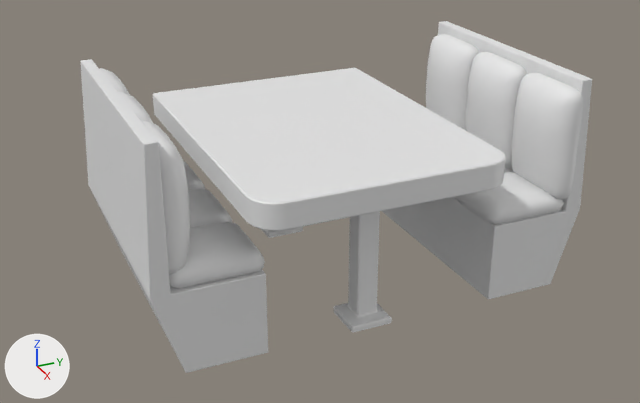
Two versions of the FBX model Assets/Models/Rooms/Breakfast with my son/table.fbx, one commit apart.
Both versions are drawn from a 50 mm camera at (7.6, -3.38, 4.55) aimed at (0.12, -0.02, 0.81). Arrows for +X, +Y and +Z are at lower left; the lights stay in place. Where no turn or scale is listed for an object, it has been applied to the vertices.

The older version as bpy lines, for what is in view:
```python
me_cube_001 = bpy.data.meshes.new('Cube.001')
me_cube_001.from_pydata(...)  # 483 vertices, 456 faces; spans x -2.2..0.41, y -0.18..0.19, z 0.0..1.18
me_cube_003 = bpy.data.meshes.new('Cube.003')
me_cube_003.from_pydata(...)  # 180 vertices, 172 faces; spans x -1.62..1.62, y -1.24..1.24, z -1.5..0.13
me_cube_004 = bpy.data.meshes.new('Cube.004')
me_cube_004.from_pydata(...)  # 56 vertices, 58 faces; spans x -1.29..1.29, y -0.44..0.59, z -1.0..1.17
me_cube_005 = bpy.data.meshes.new('Cube.005')
me_cube_005.from_pydata(...)  # 1875 vertices, 1824 faces; spans x -0.4..2.18, y -0.17..0.17, z 0.02..1.17
me_cube_009 = bpy.data.meshes.new('Cube.009')
me_cube_009.from_pydata(...)  # 483 vertices, 456 faces; spans x -0.39..2.13, y -0.89..0.0, z -0.03..0.21
me_cube_010 = bpy.data.meshes.new('Cube.010')
me_cube_010.from_pydata(...)  # 56 vertices, 58 faces; spans x -1.29..1.29, y -0.59..0.44, z -1.0..1.17
me_cube_011 = bpy.data.meshes.new('Cube.011')
me_cube_011.from_pydata(...)  # 483 vertices, 456 faces; spans x -2.13..0.39, y 0.0..0.89, z -0.03..0.21
ob_chair = bpy.data.objects.new('chair', me_cube_010)
ob_chair.location = (-0.036, -1.481, 0.973)
ob_chair2 = bpy.data.objects.new('chair2', me_cube_004)
ob_chair2.location = (0.0, 1.739, 0.973)
ob_chair2_back = bpy.data.objects.new('chair2 back', me_cube_005)
ob_chair2_back.location = (-0.82, 2.028, 0.888)
ob_chair2_seat = bpy.data.objects.new('chair2 seat', me_cube_009)
ob_chair2_seat.location = (-0.814, 2.152, 0.795)
ob_chair_back = bpy.data.objects.new('chair back', me_cube_001)
ob_chair_back.location = (0.816, -1.77, 0.888)
ob_chair_seats = bpy.data.objects.new('chair seats', me_cube_011)
ob_chair_seats.location = (0.854, -1.895, 0.795)
ob_table = bpy.data.objects.new('table', me_cube_003)
ob_table.location = (0.0, 0.0, 1.488)
```
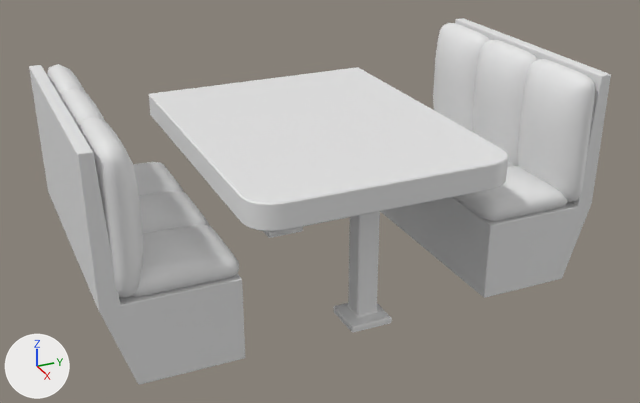
The edits, one by one:
me_cube_003 is used by ob_table; location (0.0, 0.0, 1.488).
me_cube_003 had 180 vertices, 172 faces and spanned x -1.62..1.62, y -1.24..1.24, z -1.5..0.13.
me_cube_003 now has 180 vertices, 172 faces and spans x -1.62..1.62, y -1.28..1.27, z -1.5..0.13.
me_cube_003 part 1: 52 of 180 vertices moved; they spanned x -1.62..1.62, y -1.24..1.24, z -0.13..0.13 and now span x -1.62..1.62, y -1.28..1.27, z -0.13..0.13; mean shift (0.0, 0.0, 0.0); largest move (1.36, -1.22, -0.13) -> (1.36, -1.27, -0.13).
me_cube_010 has 56 vertices, 58 faces and spans x -1.29..1.29, y -0.59..0.44, z -1.0..1.17.
me_cube_010 is used by ob_chair; location (-0.036, -1.481, 0.973).
me_cube_010 part 7: all 12 vertices in x -1.29..1.29, y -0.52..-0.41, z 1.16..1.17 are moved by (0.0, -0.28, 0.0).
me_cube_010 part 8: all 32 vertices in x -1.29..1.29, y -0.59..-0.14, z -1.0..-0.18 are moved by (0.0, -0.2, 0.0).
me_cube_001 has 483 vertices, 456 faces and spans x -2.2..0.41, y -0.18..0.19, z 0.0..1.18.
me_cube_001 is used by ob_chair_back; location (0.816, -1.77, 0.888).
me_cube_001 part 4: the loose piece of 161 vertices spanning x -0.46..0.41, y -0.18..0.19, z 0.0..1.18 is scaled about its middle by (1.09, 1, 1.16).
me_cube_001 part 5: the loose piece of 161 vertices spanning x -1.33..-0.46, y -0.18..0.19, z 0.0..1.18 is scaled about its middle by (1.09, 1, 1.16).
me_cube_001 part 6: the loose piece of 161 vertices spanning x -2.2..-1.33, y -0.18..0.19, z 0.0..1.18 is scaled about its middle by (1.09, 1, 1.16).
me_cube_005 has 1875 vertices, 1824 faces and spans x -0.4..2.18, y -0.17..0.17, z 0.02..1.17.
me_cube_005 is used by ob_chair2_back; location (-0.82, 2.028, 0.888).
me_cube_005 part 9: the loose piece of 625 vertices spanning x -0.4..0.44, y -0.17..0.17, z 0.02..1.17 is scaled about its middle by (1.09, 1, 1.16).
me_cube_005 part 10: the loose piece of 625 vertices spanning x 0.47..1.31, y -0.17..0.17, z 0.02..1.17 is scaled about its middle by (1.09, 1, 1.16).
me_cube_005 part 11: the loose piece of 625 vertices spanning x 1.34..2.18, y -0.17..0.17, z 0.02..1.17 is scaled about its middle by (1.09, 1, 1.16).
me_cube_004 has 56 vertices, 58 faces and spans x -1.29..1.29, y -0.44..0.59, z -1.0..1.17.
me_cube_004 is used by ob_chair2; location (0.0, 1.739, 0.973).
me_cube_004 part 2: all 32 vertices in x -1.29..1.29, y 0.14..0.59, z -1.0..-0.18 are moved by (0.0, 0.2, 0.0).
me_cube_004 part 3: all 12 vertices in x -1.29..1.29, y 0.41..0.52, z 1.16..1.17 are moved by (0.0, 0.28, 0.0).
Object 'chair' (ob_chair) moves from (-0.036, -1.481, 0.973) to (-0.036, -1.7, 0.973).
Object 'chair back' (ob_chair_back) moves from (0.816, -1.77, 0.888) to (0.85, -2.189, 0.888).
Object 'chair2 seat' (ob_chair2_seat) moves from (-0.814, 2.152, 0.795) to (-0.91, 2.134, 0.795).
Object 'chair2 back' (ob_chair2_back) moves from (-0.82, 2.028, 0.888) to (-0.916, 2.209, 0.888).
Object 'chair2' (ob_chair2) moves from (0.0, 1.739, 0.973) to (-0.043, 1.72, 0.973).
Object 'chair seats' (ob_chair_seats) moves from (0.854, -1.895, 0.795) to (0.824, -2.114, 0.795).

Changed parts and their boxes [x1, y1, x2, y2] in the pictures (640 x 403 px; the box of a moved part takes in the faces that stretch with it):
'table', reshaped
    before: [153, 68, 505, 332]
    after: [149, 67, 508, 332]
'chair', reshaped, moved (15% wider)
    before: [80, 59, 268, 373]
    after: [29, 65, 245, 385]
'chair2 back', reshaped, moved (8% taller)
    before: [426, 34, 583, 199]
    after: [433, 23, 595, 202]
'chair2', reshaped, moved (10% wider)
    before: [382, 21, 592, 299]
    after: [380, 18, 611, 298]
'chair back', reshaped, moved
    before: [100, 68, 190, 274]
    after: [47, 64, 143, 297]
'chair seats', moved
    before: [169, 161, 265, 289]
    after: [131, 162, 239, 297]
'chair2 seat', moved
    before: [454, 168, 564, 224]
    after: [452, 161, 568, 222]
part 1 of me_cube_003, moved or reshaped
    before: [153, 68, 505, 230]
    after: [149, 67, 508, 231]
part 2 of me_cube_004, moved or reshaped
    before: [489, 208, 580, 299]
    after: [483, 202, 592, 298]
part 3 of me_cube_004, moved or reshaped
    before: [438, 21, 592, 211]
    after: [455, 18, 611, 206]
part 4 of me_cube_001, moved or reshaped
    before: [141, 120, 190, 274]
    after: [80, 117, 143, 297]
part 5 of me_cube_001, moved or reshaped
    before: [118, 92, 153, 123]
    after: [62, 88, 105, 129]
part 6 of me_cube_001, moved or reshaped
    before: [100, 68, 130, 95]
    after: [47, 64, 86, 99]
part 7 of me_cube_010, moved or reshaped
    before: [80, 59, 170, 298]
    after: [29, 65, 120, 309]
part 8 of me_cube_010, moved or reshaped
    before: [90, 188, 268, 373]
    after: [48, 192, 245, 385]
part 9 of me_cube_005, moved or reshaped
    before: [426, 34, 479, 130]
    after: [433, 23, 489, 132]
part 10 of me_cube_005, moved or reshaped
    before: [466, 52, 527, 169]
    after: [473, 40, 537, 166]
part 11 of me_cube_005, moved or reshaped
    before: [512, 73, 583, 199]
    after: [518, 59, 595, 202]
